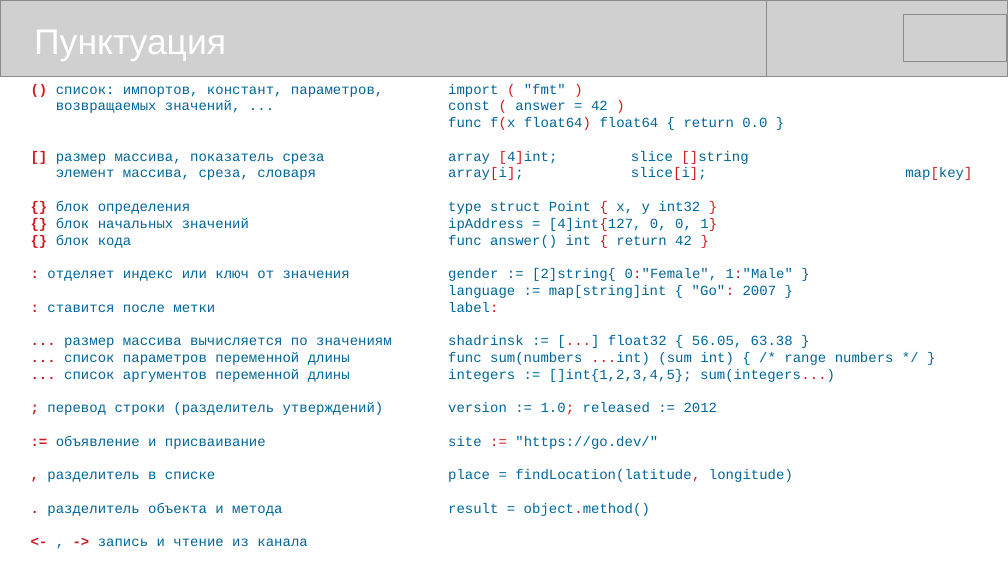
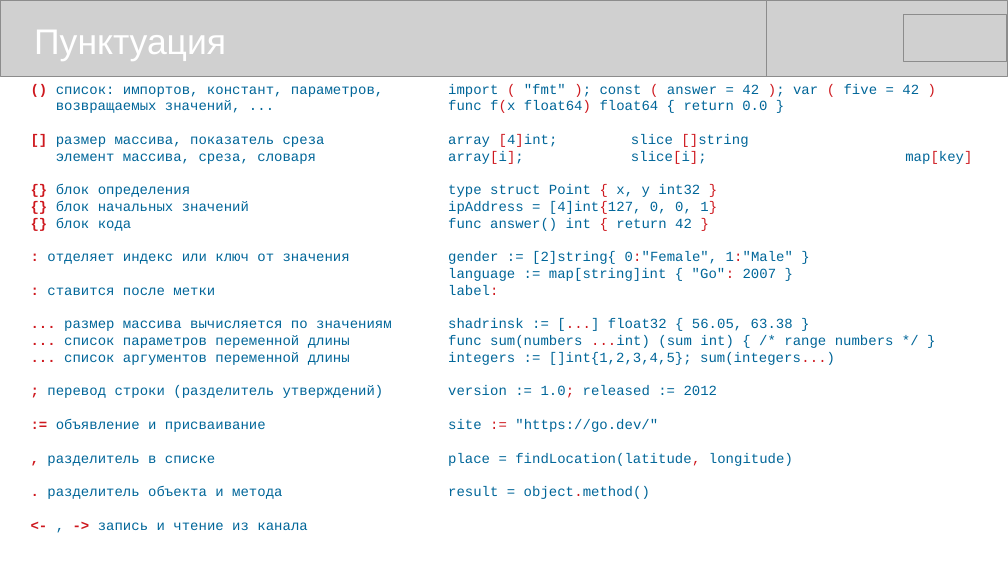
Before and after one commit to mike-shock/Go_language, a slide deck: slide 16 of Go_Review.odp. Drawn at 1008x567 pixels with LibreOffice and Linux fonts; fonts in the diff are those of the drawing; grey boxes stand for pictures. Boxes give left, top, right and bottom in pixels: in the first picture for what was removed or moved away, otherwise in the second. Text is boxed around its words. In the diff, an @@ line names an element or a change of style, - is before the commit and + after.

```diff
--- a/Go_Review.odp
+++ b/Go_Review.odp
@@ text "() список: импортов, констант, параметров," rewrapped from (47, 86, 392, 546) to (47, 86, 392, 530) @@
@@ text at (448, 84, 919, 97): text changed @@
-import ( "fmt" )
-const ( answer = 42 )
+import ( "fmt" ); const ( answer = 42 ); var ( five = 42 )
```
Also in this commit, not shown: 5 other slides changed, 1 slide added, 2 other files.
